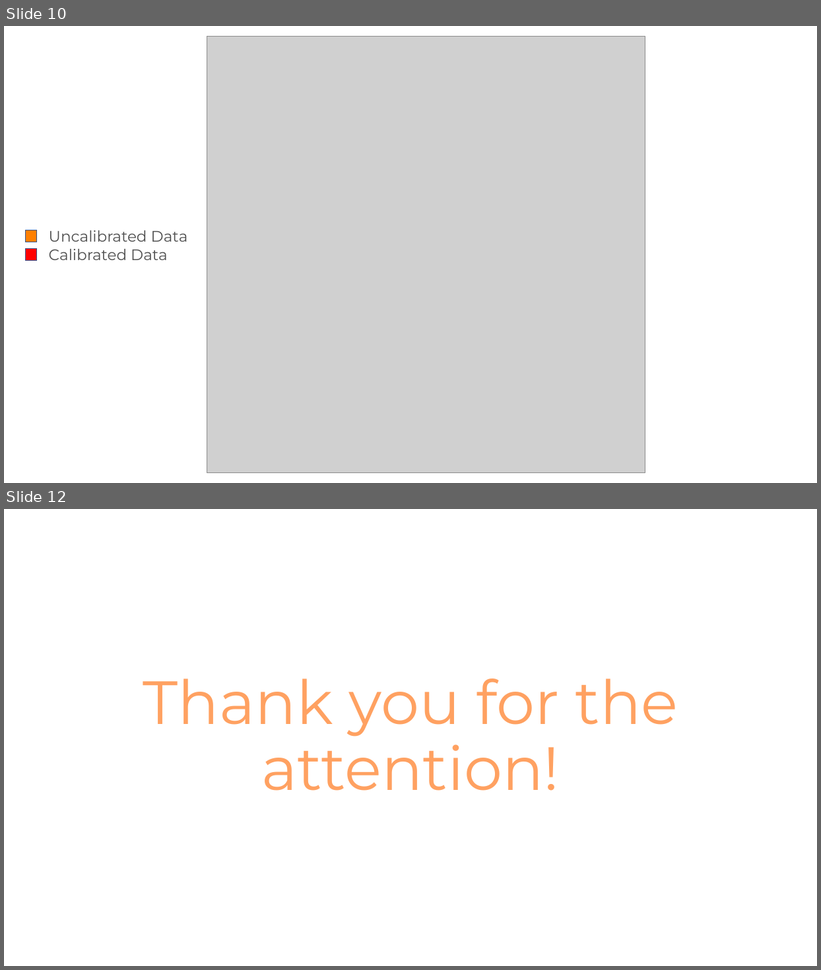
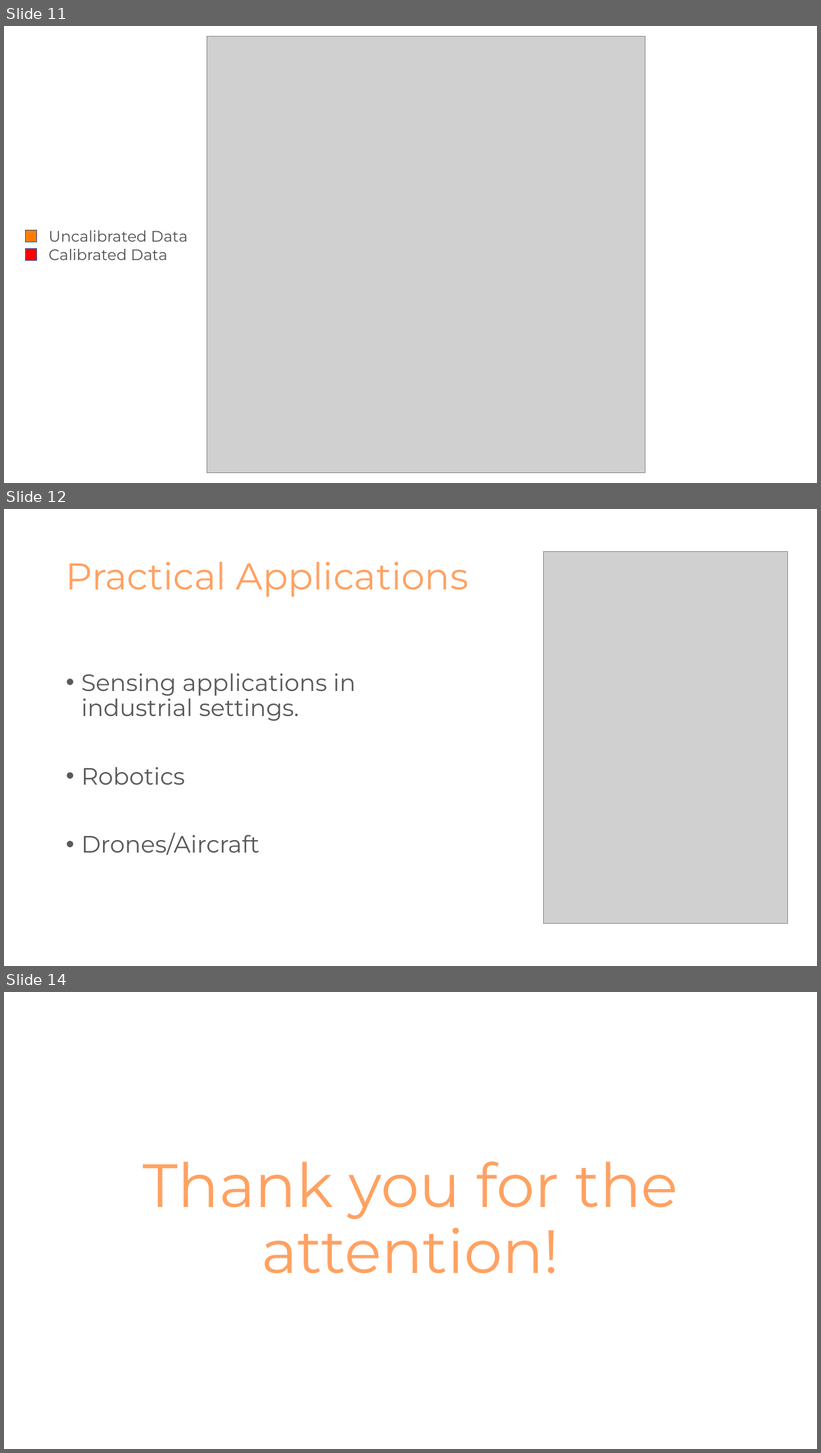
Before and after one commit to NikolaTotev/AMMRP-Course-Project, a slide deck: Presentation Materials/Калибриране на MEMS Акселерометри.pptx. Shown one above the other, each under a label of ours: slides 10 and 12 before the commit, slides 11, 12 and 14 after it; the slides between them are not shown. The pictures are 821x970 and 821x1453 pixels, drawn with LibreOffice and Linux fonts; fonts in the diff are those of the drawing; grey boxes stand for pictures. Boxes give left, top, right and bottom in pixels: in the first picture for what was removed or moved away, otherwise in the second. Text is boxed around its words. In the diff, an @@ line names an element or a change of style, - is before the commit and + after.

```diff
--- a/Presentation Materials/Калибриране на MEMS Акселерометри.pptx
+++ b/Presentation Materials/Калибриране на MEMS Акселерометри.pptx
@@ slide 12 added at [4,509,817,966], background #FFFFFF @@
@@ title added at [66,562,469,597], 44 pt, text #FFA161 @@
+Practical Applications
@@ picture added at [543,552,788,923] @@
@@ text added at [81,673,356,855], 28 pt, text #595959 @@
+• Sensing applications in industrial settings.
+• Robotics
+• Drones/Aircraft
@@ what was slide 10 is now slide 11 @@
@@ what was slide 12 is now slide 14 @@
```
Also in this commit, not shown: 2 slides changed, 2 other slides added, 1 slide removed, 10 other files.
